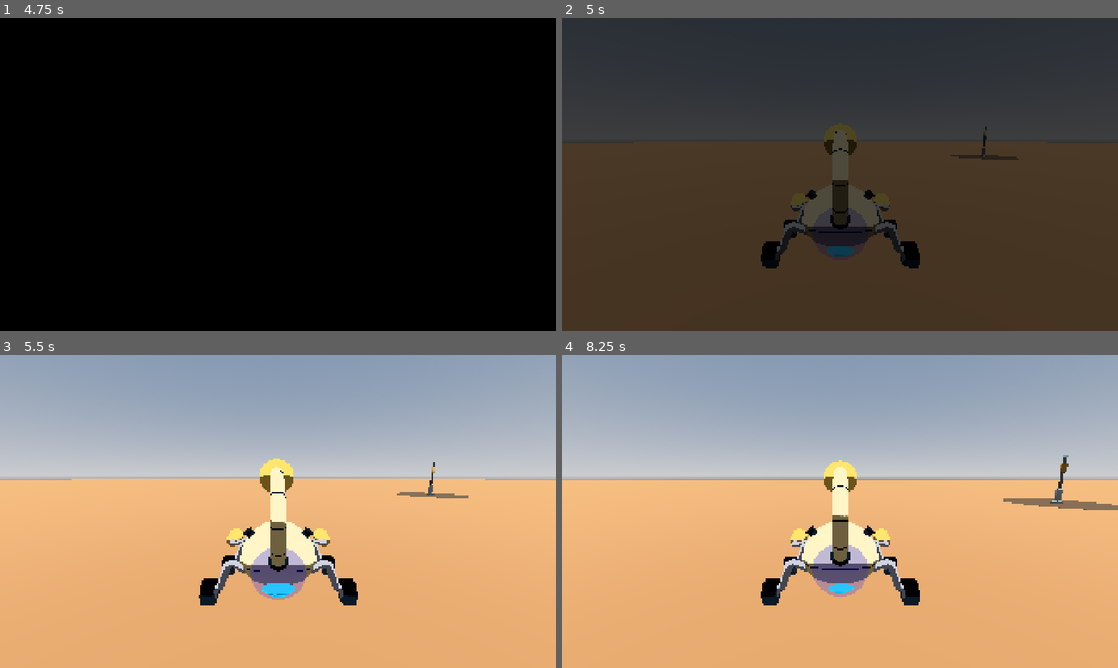
Above: before the commit, frames 1-4 (two rows, left to right).
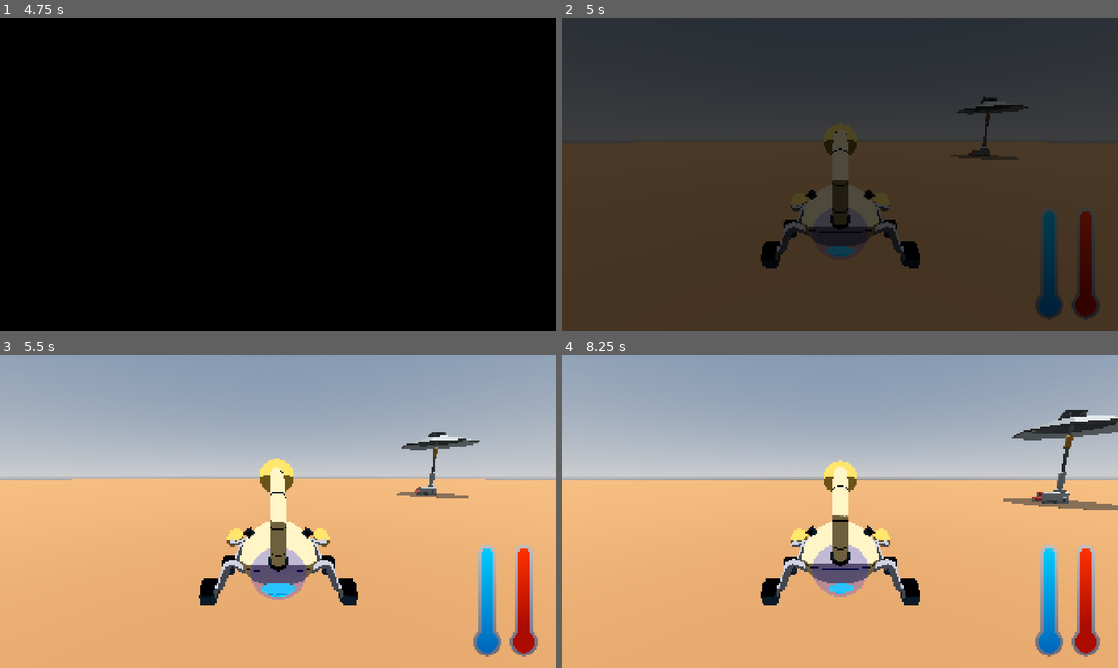
Above: after the commit, the same moments.

Repository: AldanaDiego/GameOff2025
Game: Godot game, scene res://scenes/main/scene_manager.tscn
Same seed, same stepped clock (60 frames per second), same inputs: the game is played once before the commit and once after it.
Inputs (mouse positions are in pixels of both pictures, inside the frame that each line leads up to):
- Up to frame 1 (4.75 s): tap Enter at 0.5 s; move the mouse to (400, 158) at 0.52 s; hold E (menu_tab_right) 0.53-1.28 s; tap Shift at 0.6, 3.6 s; click (400, 158) at 0.67 s; tap Space at 0.77, 1.52, 4.25, 4.52 s; move the mouse to (166, 190) at 1.27 s; hold R (menu_back) 1.28-2 s; tap Ctrl at 1.35, 4.35 s; click "Start" at 2 s; click "Start" at 2.75 s; move the mouse to (333, 105) at 3.52 s; hold E (menu_tab_right) 3.53-4.28 s; move the mouse to (250, 237) at 4.27 s; hold W (move_up) from 4.28 s (still down); click (250, 237) at 4.42 s
- Up to frame 2 (5 s): keep holding W (move_up)
- Up to frame 3 (5.5 s): move the mouse to (444, 558) at 5.02 s; release W (move_up) at 5.03 s; hold Q (menu_tab_left) from 5.03 s (still down); tap Shift at 5.1 s; tap Space at 5.27 s
- Up to frame 4 (8.25 s): move the mouse to (673, 464) at 5.77 s; tap Ctrl at 5.85, 7.35 s; tap Space at 6.02, 7.52 s; move the mouse to (867, 511) at 6.52 s; release Q (menu_tab_left) at 6.53 s; hold R (menu_back) 6.53-7.28 s; tap Shift at 6.6, 8.1 s; click (867, 511) at 6.67 s; move the mouse to (756, 433) at 7.27 s; hold E (menu_tab_right) 7.28-8.03 s; move the mouse to (962, 495) at 8.02 s; hold W (move_up) from 8.03 s (still down)

Frame 1 is identical in both runs. In frame 2, 2.4% of the frame differs, in the area x 71-97%, y 25-97%; in frame 3, 3.0%; in frame 4, 3.8%, in the area x 80-100%, y 17-97%.

Commit message:
Hideout props, base for player UI

Diff:
--- /dev/null
+++ b/assets/models/props/kaykit_spacebits/spacebits.tres
@@ -0,0 +1,6 @@
+[gd_resource type="StandardMaterial3D" load_steps=2 format=3 uid="uid://0pwcf8bbbfgr"]
+
+[ext_resource type="Texture2D" uid="uid://b4l52bwflxbul" path="res://assets/models/props/kaykit_spacebits/spacebits_texture.png" id="1_2c1bk"]
+
+[resource]
+albedo_texture = ExtResource("1_2c1bk")
--- a/scenes/game/game.tscn
+++ b/scenes/game/game.tscn
@@ -1,8 +1,11 @@
-[gd_scene load_steps=7 format=3 uid="uid://lsegrykfv1ap"]
+[gd_scene load_steps=10 format=3 uid="uid://lsegrykfv1ap"]
 
 [ext_resource type="Script" uid="uid://blaskxyf3wgol" path="res://scripts/game/game.gd" id="1_6eho4"]
 [ext_resource type="PackedScene" uid="uid://ih7uiwkwxfw" path="res://scenes/game/player.tscn" id="2_7h61r"]
 [ext_resource type="PackedScene" uid="uid://bxibfkingkd6" path="res://scenes/game/stage.tscn" id="3_0sr1o"]
+[ext_resource type="PackedScene" uid="uid://b62xhn2js0lry" path="res://scenes/game/weather.tscn" id="4_5i0tg"]
+[ext_resource type="PackedScene" uid="uid://c54j2cgot4p2i" path="res://scenes/ui/game/player_ui.tscn" id="4_kelw5"]
+[ext_resource type="PackedScene" uid="uid://g0e81vfdggov" path="res://scenes/ui/game/weather_ui.tscn" id="5_lfrn8"]
 
 [sub_resource type="ProceduralSkyMaterial" id="ProceduralSkyMaterial_0sr1o"]
 sky_horizon_color = Color(0.662243, 0.671743, 0.686743, 1)
@@ -33,3 +36,9 @@
 transform = Transform3D(-1, 1.51808e-08, -8.60946e-08, 0, 0.984808, 0.173648, 8.74228e-08, 0.173648, -0.984808, 0, 2.5, -4.5)
 
 [node name="Stage" parent="." instance=ExtResource("3_0sr1o")]
+
+[node name="Weather" parent="." instance=ExtResource("4_5i0tg")]
+
+[node name="PlayerUI" parent="." instance=ExtResource("4_kelw5")]
+
+[node name="WeatherUI" parent="." instance=ExtResource("5_lfrn8")]
--- a/scenes/game/hideout.tscn
+++ b/scenes/game/hideout.tscn
@@ -1,7 +1,11 @@
-[gd_scene load_steps=6 format=3 uid="uid://c1ur4ujjb7m74"]
+[gd_scene load_steps=11 format=3 uid="uid://c1ur4ujjb7m74"]
 
 [ext_resource type="Script" uid="uid://daw1770k4hxjq" path="res://scripts/game/hideout.gd" id="1_0lkg5"]
 [ext_resource type="ArrayMesh" uid="uid://bgxls06bqmfut" path="res://assets/models/props/kaykit_spacebits/windturbine_tall.obj" id="2_j6oyj"]
+[ext_resource type="Material" uid="uid://0pwcf8bbbfgr" path="res://assets/models/props/kaykit_spacebits/spacebits.tres" id="3_raqbg"]
+[ext_resource type="ArrayMesh" uid="uid://dka6mw6s8t3nm" path="res://assets/models/props/umbrella.obj" id="4_qbst6"]
+[ext_resource type="ArrayMesh" uid="uid://bcc148wd8hc3" path="res://assets/models/props/kaykit_spacebits/solarpanel.obj" id="5_qbst6"]
+[ext_resource type="ArrayMesh" uid="uid://by4ibbadbfp5o" path="res://assets/models/props/kaykit_spacebits/cargodepot_B.obj" id="6_stnmb"]
 
 [sub_resource type="CylinderShape3D" id="CylinderShape3D_w5n4u"]
 height = 1.0
@@ -16,6 +20,9 @@
 bottom_radius = 4.0
 height = 0.1
 
+[sub_resource type="BoxShape3D" id="BoxShape3D_stnmb"]
+size = Vector3(2, 1, 2)
+
 [node name="Hideout" type="Node3D"]
 script = ExtResource("1_0lkg5")
 
@@ -26,7 +33,7 @@
 shape = SubResource("CylinderShape3D_w5n4u")
 
 [node name="WindturbineTall" type="MeshInstance3D" parent="."]
-transform = Transform3D(1.5, 0, 0, 0, 2.5, 0, 0, 0, 1.5, 0, 0, 0)
+transform = Transform3D(1.5, 0, 0, 0, 3.5, 0, 0, 0, 1.5, 0, 0.991714, 0)
 mesh = ExtResource("2_j6oyj")
 skeleton = NodePath("../Area3D")
 
@@ -34,3 +41,22 @@
 transform = Transform3D(1, 0, 0, 0, 1, 0, 0, 0, 1, 0, -0.04, 0)
 material_override = SubResource("StandardMaterial3D_w5n4u")
 mesh = SubResource("CylinderMesh_w5n4u")
+
+[node name="Umbrella" type="MeshInstance3D" parent="."]
+transform = Transform3D(4, 0, 0, 0, 3, 0, 0, 0, 4, 0, 6.35541, 0)
+material_override = ExtResource("3_raqbg")
+mesh = ExtResource("4_qbst6")
+
+[node name="Solarpanel" type="MeshInstance3D" parent="."]
+transform = Transform3D(2, 0, 0, 0, 2, 0, 0, 0, 2, 0, 7.27122, 0)
+mesh = ExtResource("5_qbst6")
+
+[node name="CargodepotB" type="MeshInstance3D" parent="."]
+transform = Transform3D(1, 0, 0, 0, 1, 0, 0, 0, 1, 0.25, 0, 0.25)
+mesh = ExtResource("6_stnmb")
+
+[node name="BaseStatic" type="StaticBody3D" parent="."]
+transform = Transform3D(1, 0, 0, 0, 1, 0, 0, 0, 1, 0.25, 0.5, 0.25)
+
+[node name="CollisionShape3D" type="CollisionShape3D" parent="BaseStatic"]
+shape = SubResource("BoxShape3D_stnmb")
--- a/scenes/ui/credits.tscn
+++ b/scenes/ui/credits.tscn
@@ -10,7 +10,7 @@
 grow_horizontal = 2
 grow_vertical = 2
 script = ExtResource("1_oap8i")
-_sections = [NodePath("Programming")]
+_sections = [NodePath("Programming"), NodePath("3D")]
 
 [node name="BackButton" type="Button" parent="."]
 custom_minimum_size = Vector2(200, 0)
@@ -47,5 +47,24 @@
 text = "Toson Devypr"
 horizontal_alignment = 1
 
+[node name="3D" type="VBoxContainer" parent="."]
+layout_mode = 0
+offset_left = 500.0
+offset_top = 134.953
+offset_right = 742.0
+offset_bottom = 210.953
+
+[node name="Title" type="Label" parent="3D"]
+layout_mode = 2
+text = "CREDITS_TITLE_3D"
+horizontal_alignment = 1
+
+[node name="Text" type="Label" parent="3D"]
+auto_translate_mode = 2
+layout_mode = 2
+text = "Toson Devypr
+Kay Lousberg"
+horizontal_alignment = 1
+
 [node name="SFX" type="AudioStreamPlayer" parent="."]
 bus = &"SFX"
--- /dev/null
+++ b/scenes/ui/game/player_ui.tscn
@@ -0,0 +1,82 @@
+[gd_scene load_steps=5 format=3 uid="uid://c54j2cgot4p2i"]
+
+[ext_resource type="Script" uid="uid://b4ugbs1fiw2ms" path="res://scripts/ui/game/player_ui.gd" id="1_5ewls"]
+[ext_resource type="Texture2D" uid="uid://d1beqw5fmjsva" path="res://assets/images/thermometer.png" id="2_ws7qx"]
+[ext_resource type="Texture2D" uid="uid://c5ch2ah2ifwkg" path="res://assets/images/thermometer_blue.png" id="3_4ik5u"]
+[ext_resource type="Texture2D" uid="uid://bk6lgrhlgvnsb" path="res://assets/images/thermometer_red.png" id="4_y3x6d"]
+
+[node name="PlayerUI" type="Control"]
+layout_mode = 3
+anchors_preset = 15
+anchor_right = 1.0
+anchor_bottom = 1.0
+grow_horizontal = 2
+grow_vertical = 2
+script = ExtResource("1_5ewls")
+
+[node name="HBoxContainer" type="HBoxContainer" parent="."]
+custom_minimum_size = Vector2(250, 400)
+layout_mode = 1
+anchors_preset = 3
+anchor_left = 1.0
+anchor_top = 1.0
+anchor_right = 1.0
+anchor_bottom = 1.0
+offset_left = -300.0
+offset_top = -460.0
+offset_right = -50.0
+offset_bottom = -10.0
+grow_horizontal = 0
+grow_vertical = 0
+
+[node name="WaterTank" type="TextureRect" parent="HBoxContainer"]
+custom_minimum_size = Vector2(96, 384)
+layout_mode = 2
+size_flags_horizontal = 6
+size_flags_vertical = 4
+texture = ExtResource("2_ws7qx")
+expand_mode = 3
+
+[node name="WaterBar" type="TextureProgressBar" parent="HBoxContainer/WaterTank"]
+layout_mode = 1
+anchors_preset = 8
+anchor_left = 0.5
+anchor_top = 0.5
+anchor_right = 0.5
+anchor_bottom = 0.5
+offset_left = -48.0
+offset_top = -181.5
+offset_right = 48.0
+offset_bottom = 181.5
+grow_horizontal = 2
+grow_vertical = 2
+value = 100.0
+fill_mode = 3
+nine_patch_stretch = true
+texture_progress = ExtResource("3_4ik5u")
+
+[node name="Thermometer" type="TextureRect" parent="HBoxContainer"]
+custom_minimum_size = Vector2(96, 384)
+layout_mode = 2
+size_flags_horizontal = 6
+size_flags_vertical = 4
+texture = ExtResource("2_ws7qx")
+expand_mode = 3
+
+[node name="TemperatureBar" type="TextureProgressBar" parent="HBoxContainer/Thermometer"]
+layout_mode = 1
+anchors_preset = 8
+anchor_left = 0.5
+anchor_top = 0.5
+anchor_right = 0.5
+anchor_bottom = 0.5
+offset_left = -48.0
+offset_top = -181.5
+offset_right = 48.0
+offset_bottom = 181.5
+grow_horizontal = 2
+grow_vertical = 2
+value = 100.0
+fill_mode = 3
+nine_patch_stretch = true
+texture_progress = ExtResource("4_y3x6d")
--- /dev/null
+++ b/scenes/ui/game/weather_ui.tscn
@@ -0,0 +1,12 @@
+[gd_scene load_steps=2 format=3 uid="uid://g0e81vfdggov"]
+
+[ext_resource type="Script" uid="uid://bwvlpcyqe47v1" path="res://scripts/ui/game/weather_ui.gd" id="1_knna5"]
+
+[node name="WeatherUI" type="Control"]
+layout_mode = 3
+anchors_preset = 15
+anchor_right = 1.0
+anchor_bottom = 1.0
+grow_horizontal = 2
+grow_vertical = 2
+script = ExtResource("1_knna5")
--- /dev/null
+++ b/scripts/ui/game/player_ui.gd
@@ -0,0 +1 @@
+class_name PlayerUI extends Control
--- /dev/null
+++ b/scripts/ui/game/weather_ui.gd
@@ -0,0 +1 @@
+class_name WeatherUI extends Control
Binary file added: assets/images/thermometer.png
Not shown, added: assets/images/thermometer.png.import
Binary file added: assets/images/thermometer_blue.png
Not shown, added: assets/images/thermometer_blue.png.import
Binary file added: assets/images/thermometer_red.png
Not shown, added: assets/images/thermometer_red.png.import
Not shown, removed: assets/models/props/kaykit_forest/Bush_1_A_Color1.obj
Not shown, removed: assets/models/props/kaykit_forest/Bush_1_A_Color1.obj.import
Not shown, removed: assets/models/props/kaykit_forest/Bush_1_B_Color1.obj
Not shown, removed: assets/models/props/kaykit_forest/Bush_1_B_Color1.obj.import
Not shown, removed: assets/models/props/kaykit_forest/Bush_1_C_Color1.obj
Not shown, removed: assets/models/props/kaykit_forest/Bush_1_C_Color1.obj.import
(and 118 more such lines)
